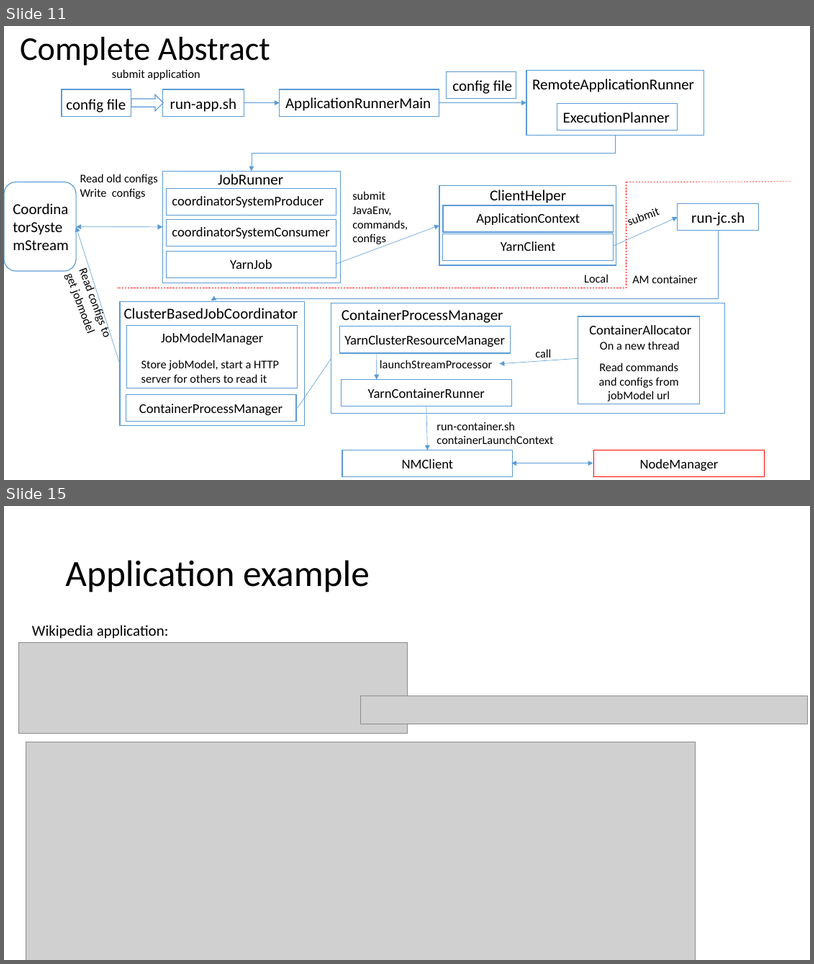
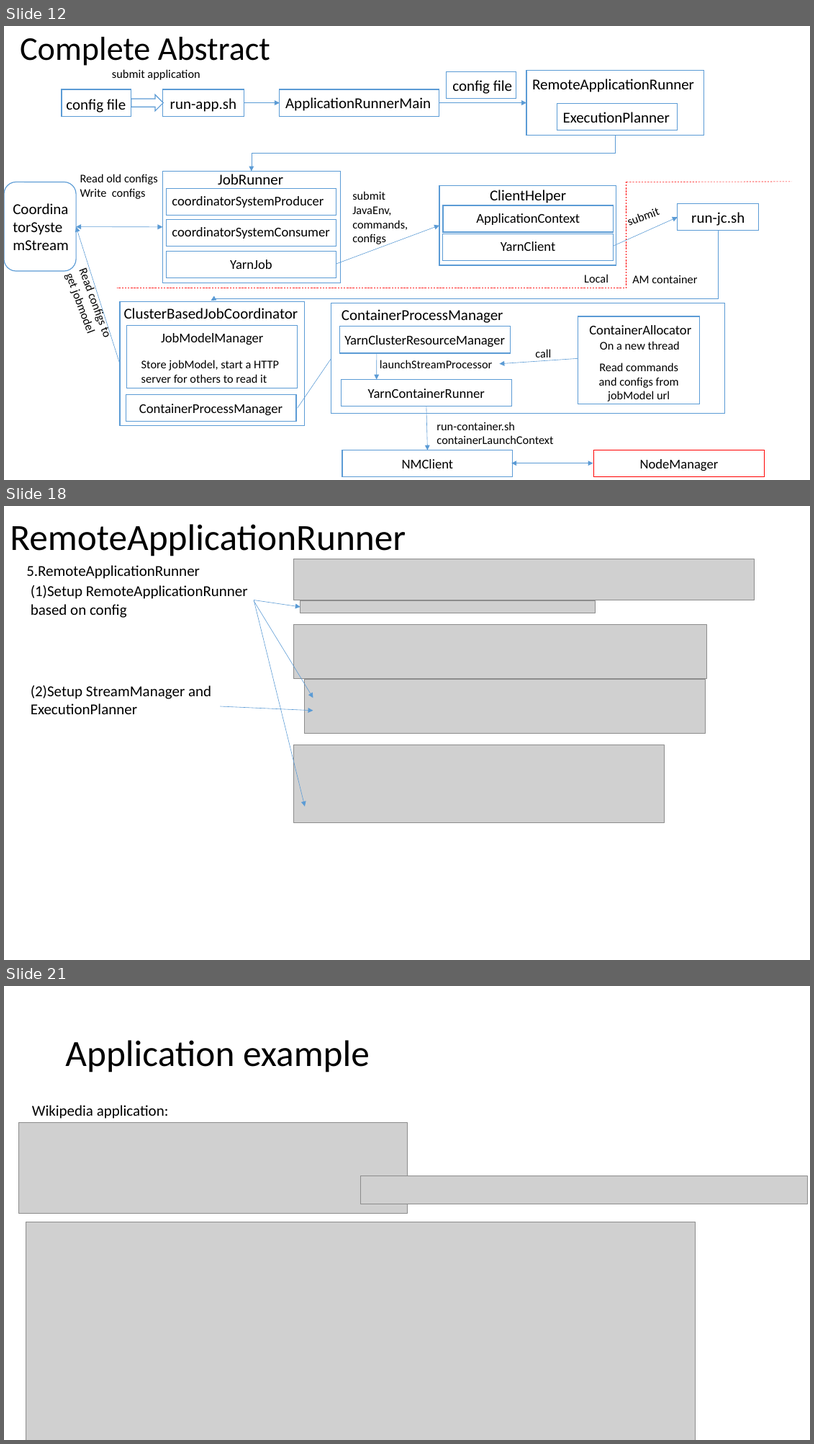
Before and after one commit to Swrrt/Samza-Documents, a slide deck: Documentation/SamzaStructure.pptx. Shown one above the other, each under a label of ours: slides 11 and 15 before the commit, slides 12, 18 and 21 after it; the slides between them are not shown. The pictures are 814x964 and 814x1444 pixels, drawn with LibreOffice and Linux fonts; fonts in the diff are those of the drawing; grey boxes stand for pictures. Boxes give left, top, right and bottom in pixels: in the first picture for what was removed or moved away, otherwise in the second. Text is boxed around its words. In the diff, an @@ line names an element or a change of style, - is before the commit and + after.

```diff
--- a/Documentation/SamzaStructure.pptx
+++ b/Documentation/SamzaStructure.pptx
@@ slide 18 added at bbox=[4, 506, 810, 960], background #FFFFFF @@
@@ title added at bbox=[10, 524, 406, 559], 44 pt, text #000000 @@
+RemoteApplicationRunner
@@ text added at bbox=[26, 565, 200, 579], 18 pt, text #000000 @@
+5.RemoteApplicationRunner
@@ picture added at bbox=[293, 559, 754, 600] @@
@@ text added at bbox=[31, 585, 248, 618], 18 pt, text #000000 @@
+(1)Setup RemoteApplicationRunner based on config
@@ arrow added from (254, 600) to (301, 607), #5B9BD5 0.5 pt @@
@@ arrow added from (254, 600) to (305, 806), #5B9BD5 0.5 pt @@
@@ arrow added from (254, 601) to (313, 698), #5B9BD5 0.5 pt @@
@@ picture added at bbox=[301, 601, 596, 613] @@
@@ picture added at bbox=[293, 625, 707, 679] @@
@@ text added at bbox=[31, 685, 211, 714], 18 pt, text #000000 @@
+(2)Setup StreamManager and ExecutionPlanner
@@ picture added at bbox=[305, 679, 706, 734] @@
@@ arrow added from (221, 706) to (313, 710), #5B9BD5 0.5 pt @@
@@ picture added at bbox=[293, 744, 664, 822] @@
@@ what was slide 11 is now slide 12 @@
@@ what was slide 15 is now slide 21 @@
```
Also in this commit, not shown: 4 slides changed, 8 other slides added.
